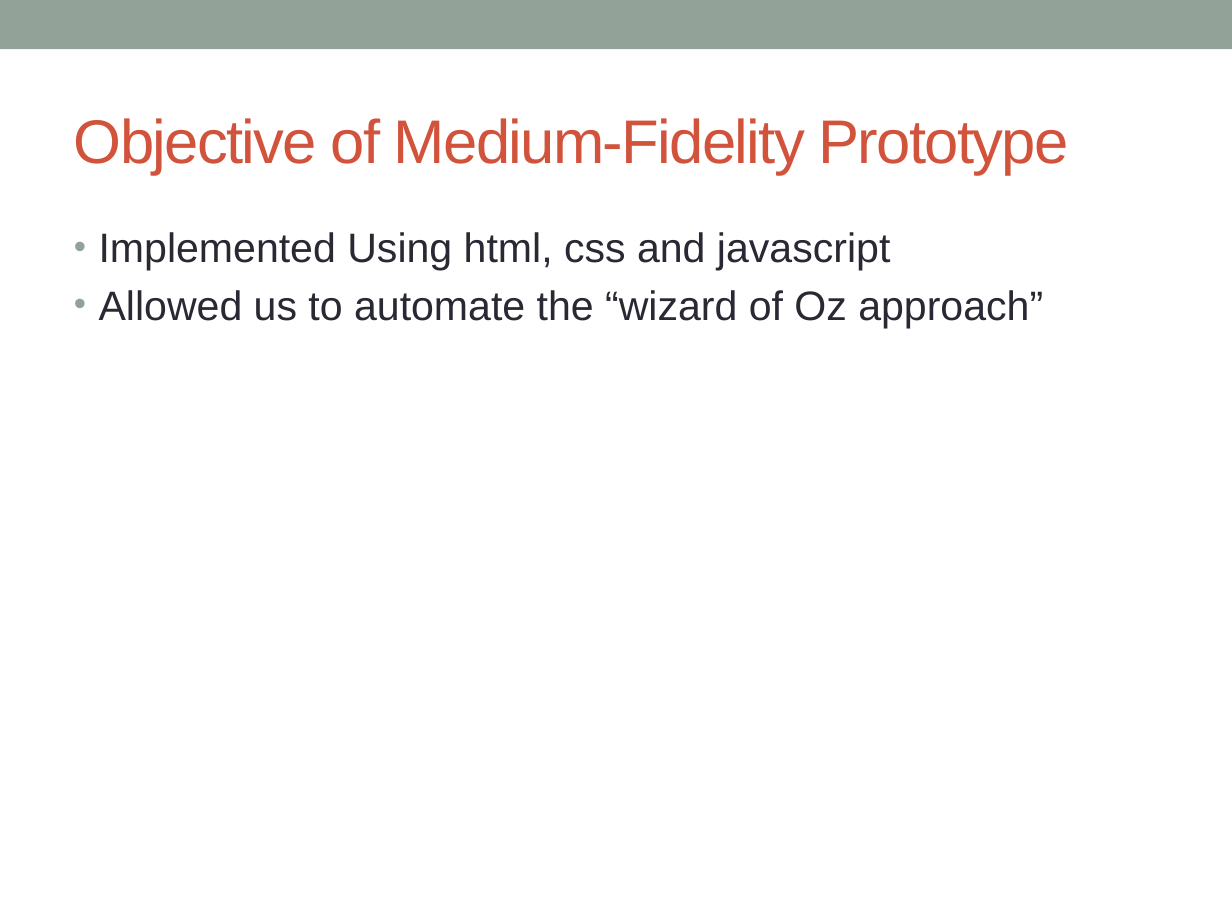
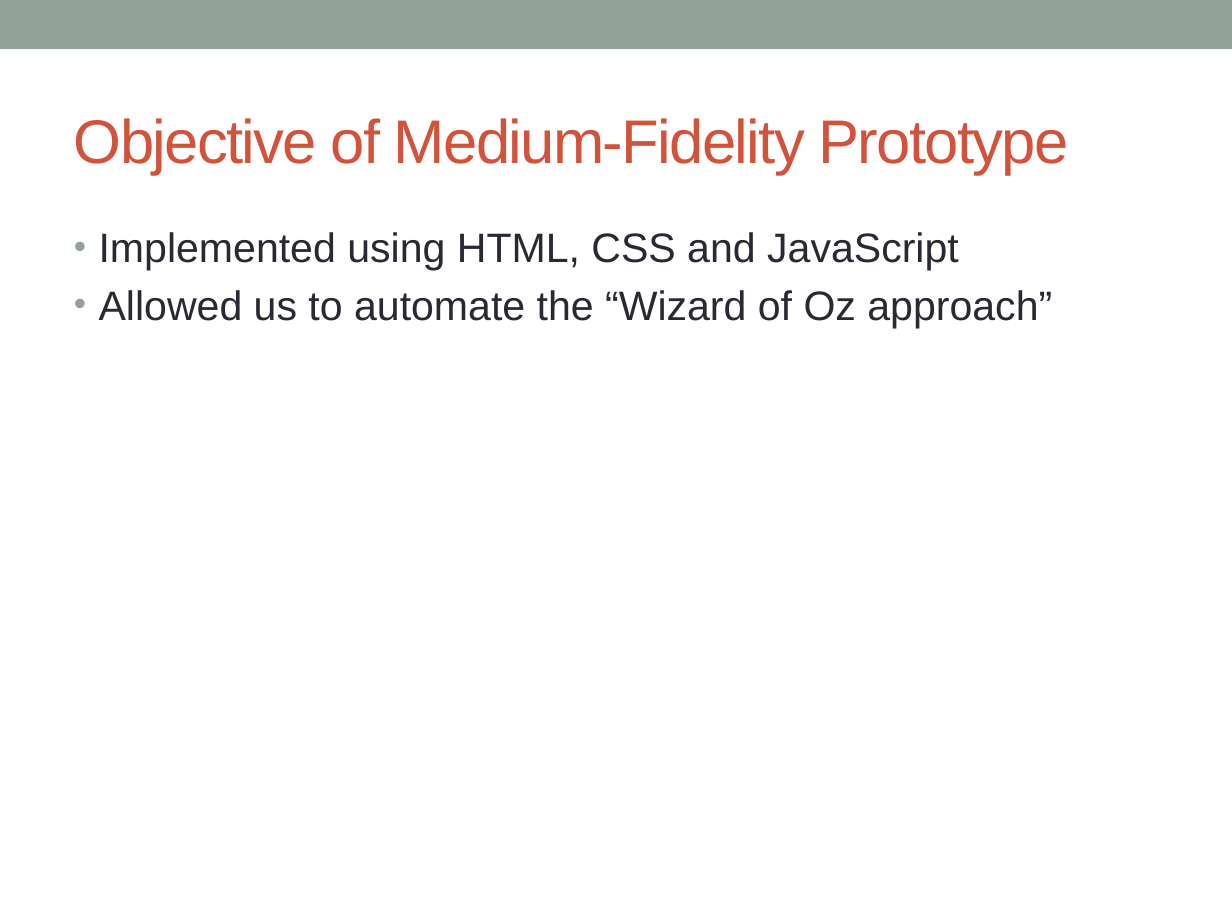
Before and after one commit to ChrisPenner/CMPT481, a slide deck: slide 4 of evals-and-rec/Presentation/Presentation.pptx (slide 3 before the commit). Drawn at 1232x924 pixels with LibreOffice and Linux fonts; fonts in the diff are those of the drawing. Boxes give left, top, right and bottom in pixels: in the first picture for what was removed or moved away, otherwise in the second. Text is boxed around its words. In the diff, an @@ line names an element or a change of style, - is before the commit and + after.

```diff
--- a/evals-and-rec/Presentation/Presentation.pptx
+++ b/evals-and-rec/Presentation/Presentation.pptx
@@ text at <box>99,232,1052,328</box>: text changed @@
-• Implemented Using html, css and javascript
-• Allowed us to automate the “wizard of Oz approach”
+• Implemented using HTML, CSS and JavaScript
+• Allowed us to automate the “Wizard of Oz approach”
```
Also in this commit, not shown: 5 other slides changed, 2 slides added, 1 slide removed.
